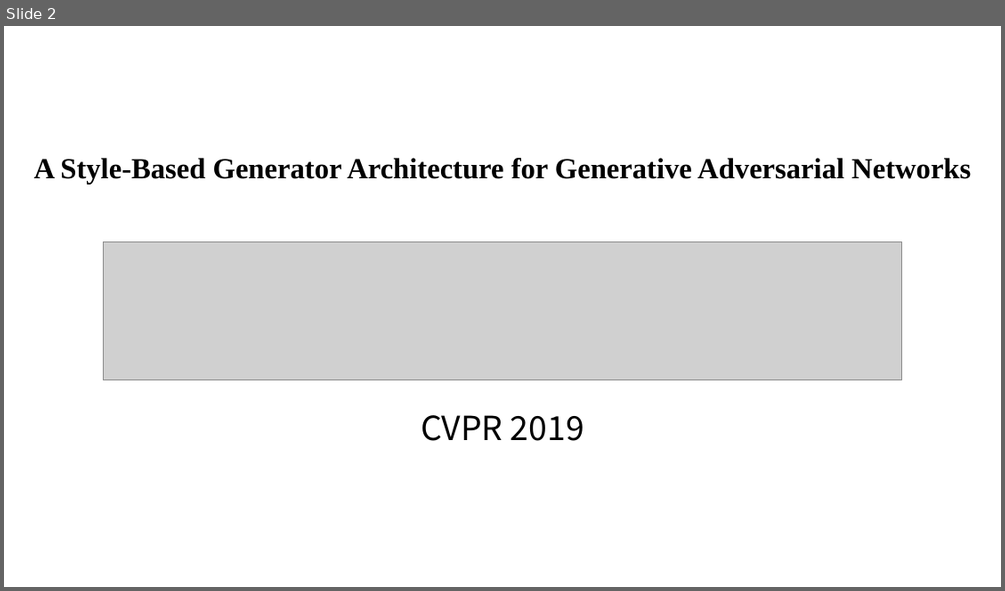
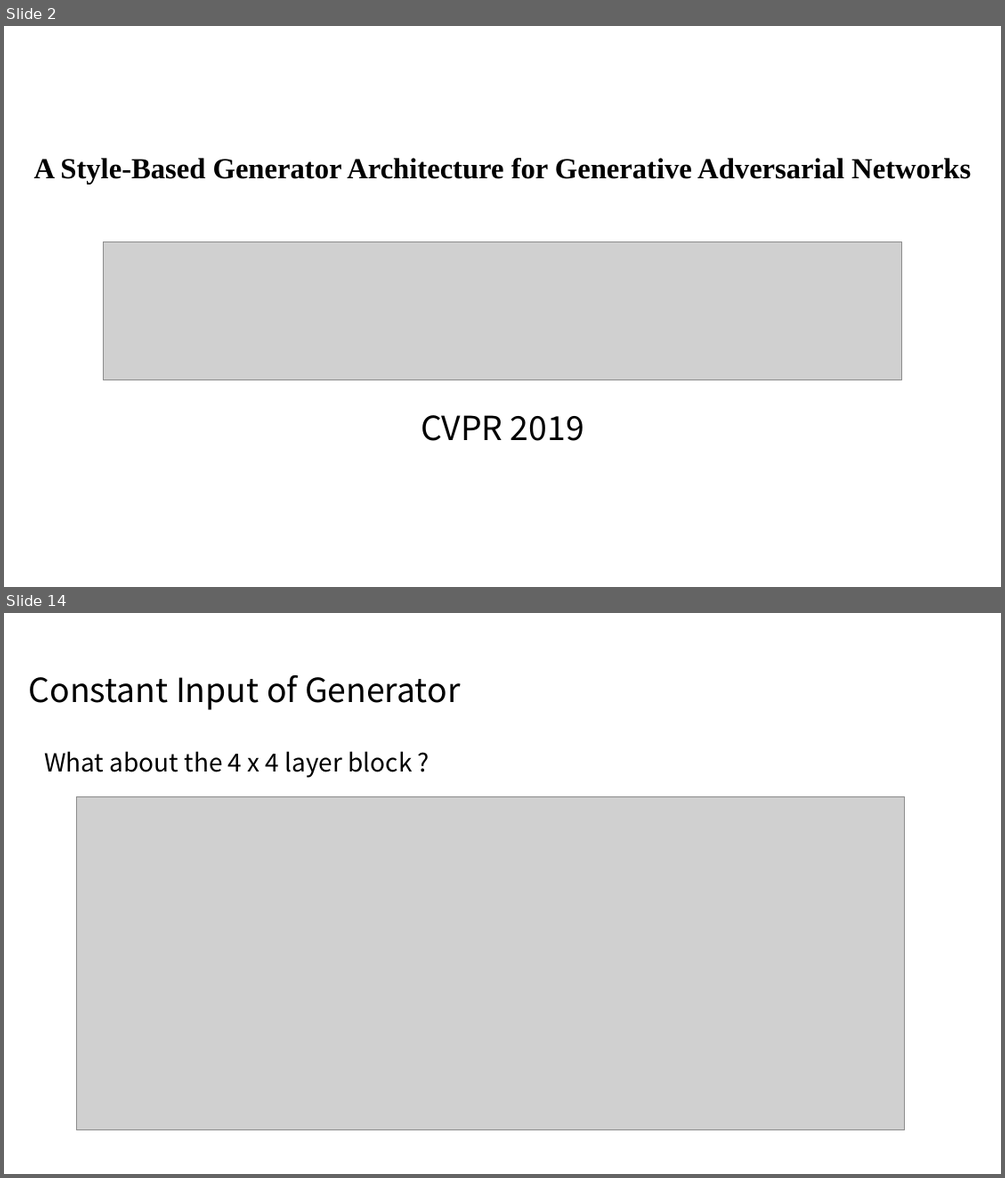
Before and after one commit to CHIANGEL/Learning-GAN, a slide deck: Presentation/A Style-Based Generator Architecture for Generative Adversarial Networks/A Style-Based Generator Architecture for Generative Adversarial Networks.pptx. Shown one above the other, each under a label of ours: slide 2 before the commit, slides 2 and 14 after it; the slides between them are not shown. The pictures are 1005x591 and 1005x1178 pixels, drawn with LibreOffice and Linux fonts; fonts in the diff are those of the drawing; grey boxes stand for pictures. Boxes give left, top, right and bottom in pixels: in the first picture for what was removed or moved away, otherwise in the second. Text is boxed around its words. In the diff, an @@ line names an element or a change of style, - is before the commit and + after.

```diff
--- a/Presentation/A Style-Based Generator Architecture for Generative Adversarial Networks/A Style-Based Generator Architecture for Generative Adversarial Networks.pptx
+++ b/Presentation/A Style-Based Generator Architecture for Generative Adversarial Networks/A Style-Based Generator Architecture for Generative Adversarial Networks.pptx
@@ slide 14 added at (x1=4, y1=613, x2=1001, y2=1174), background #FFFFFF @@
@@ title added at (x1=29, y1=675, x2=460, y2=710), 32 pt, text #000000 @@
+Constant Input of Generator
@@ subtitle added at (x1=44, y1=751, x2=413, y2=778), 24 pt, text #000000 @@
+What about the 4 x 4 layer block ?
@@ picture added at (x1=77, y1=796, x2=905, y2=1130) @@
```
Also in this commit, not shown: 2 slides changed, 15 other slides added, 1 slide removed.
